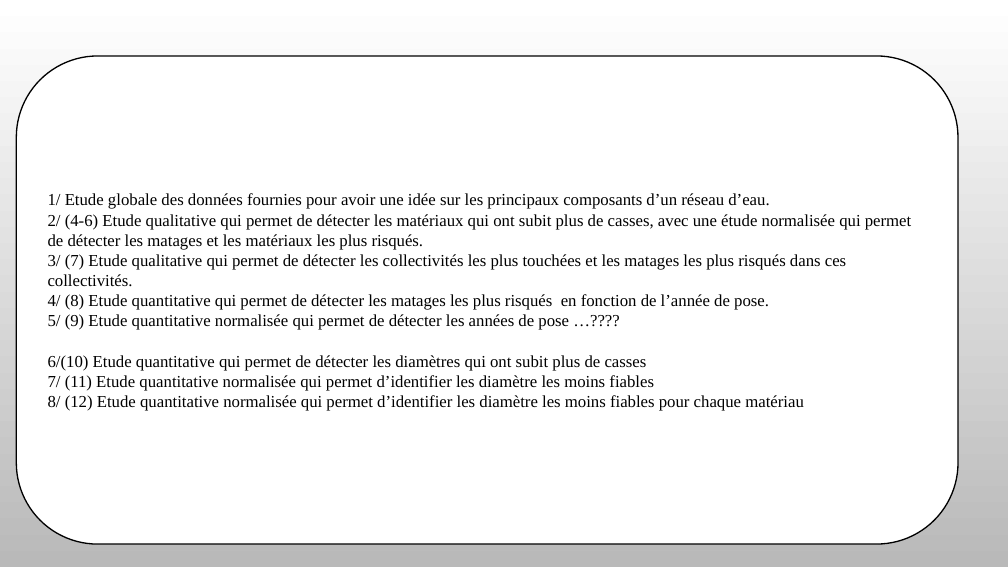
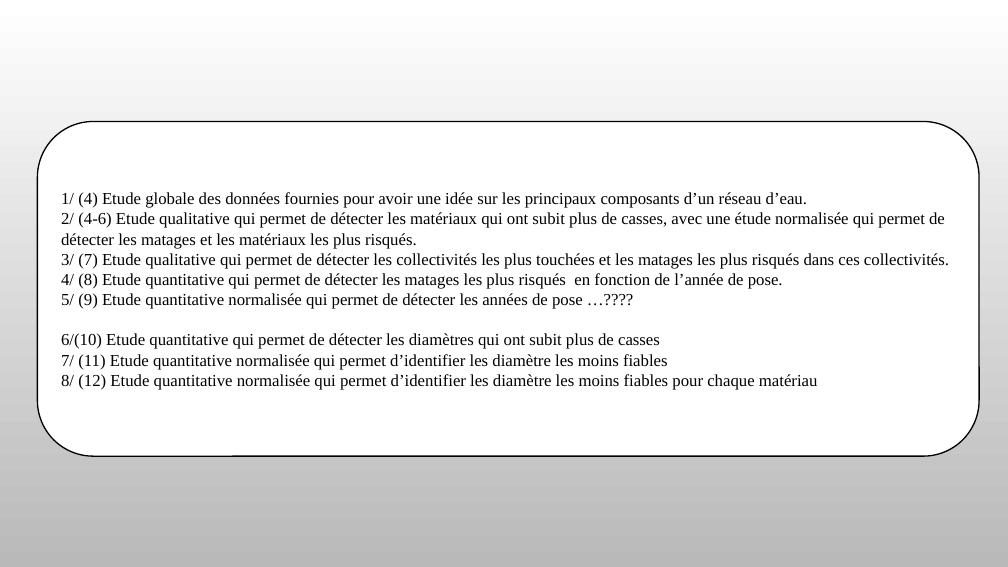
Before and after one commit to barrere-mathieu/Altereo, a slide deck: slide 3 of Etude_donnes.pptx (slide 2 before the commit). Drawn at 1008x567 pixels with LibreOffice and Linux fonts; fonts in the diff are those of the drawing; background and template pictures are left out. Boxes give left, top, right and bottom in pixels: in the first picture for what was removed or moved away, otherwise in the second. Text is boxed around its words. In the diff, an @@ line names an element or a change of style, - is before the commit and + after.

```diff
--- a/Etude_donnes.pptx
+++ b/Etude_donnes.pptx
@@ rounded rectangle "1/ (4) Etude globale des ...": place and size @@
-rounded rectangle "1/ (4) Etude globale des ..." at (17, 56, 959, 544)
+rounded rectangle "1/ (4) Etude globale des ..." at (37, 122, 979, 457)
@@ text in rounded rectangle at (61, 192, 807, 208): text changed @@
-1/ Etude globale des données fournies pour avoir une idée sur les principaux composants d’un réseau d’eau.
+1/ (4) Etude globale des données fournies pour avoir une idée sur les principaux composants d’un réseau d’eau.
```
Also in this commit, not shown: 1 other slide changed, 7 slides added, 3 other files.
